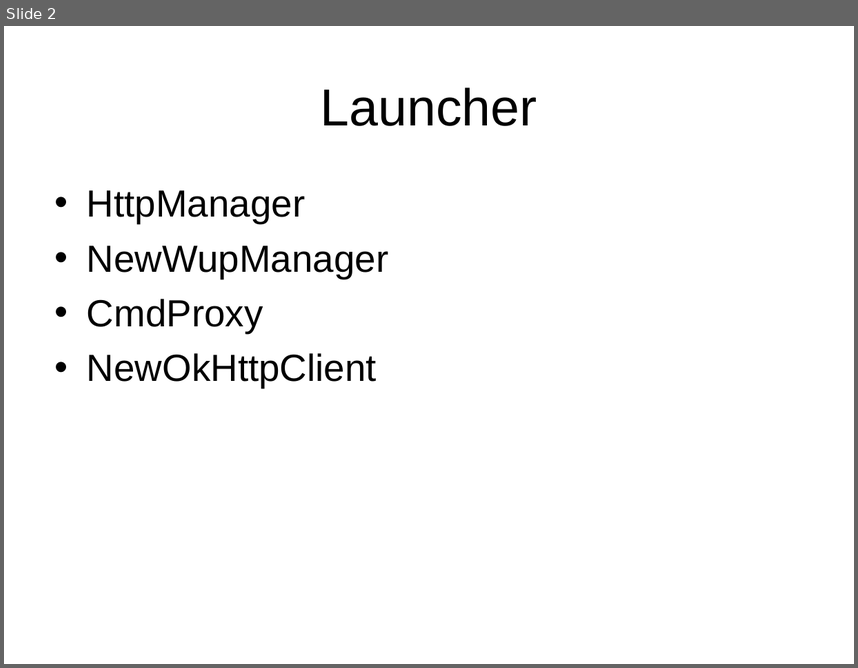
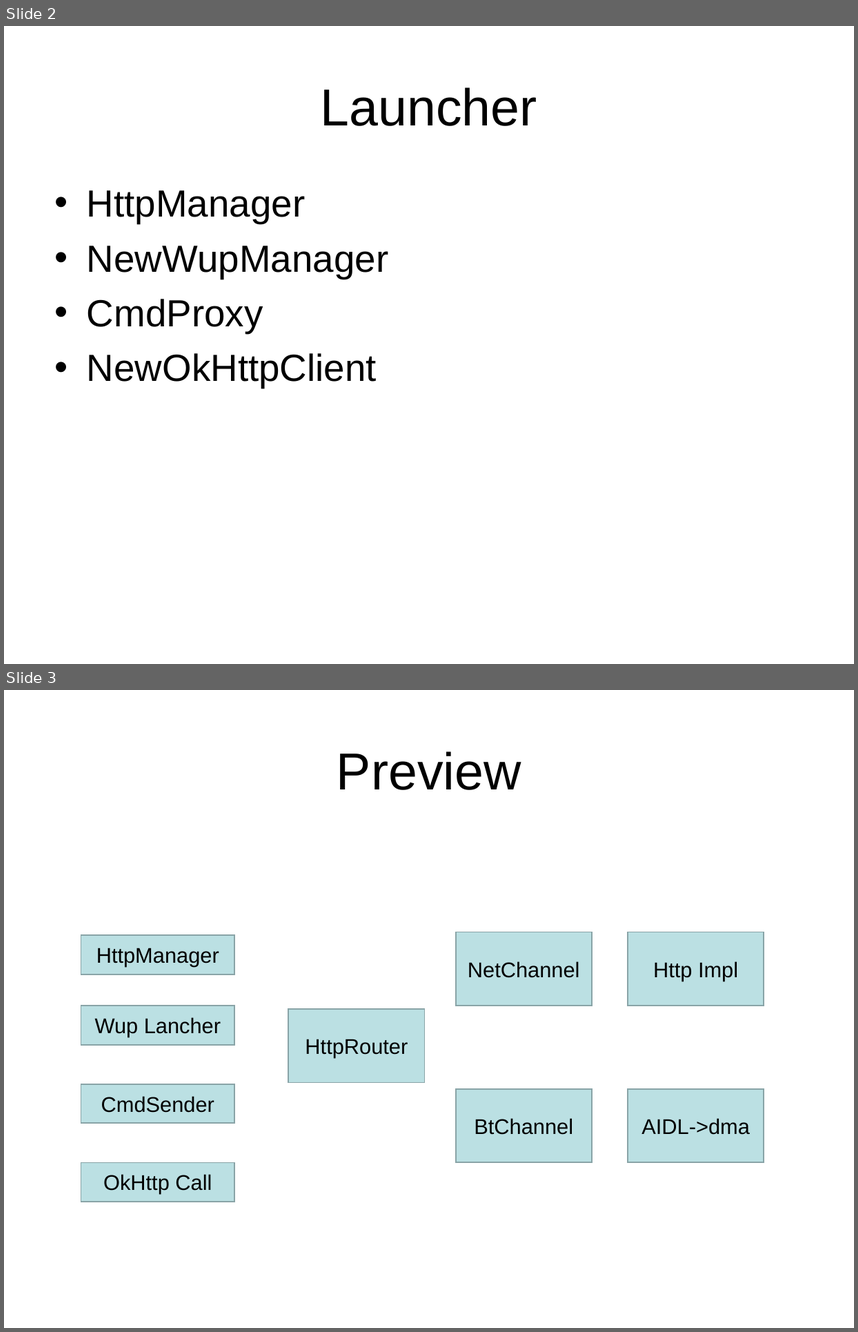
Before and after one commit to bradenwu/HttpFramework, a slide deck: doc/独立通信HttpFramework.ppt. Shown one above the other, each under a label of ours: slide 2 before the commit, slides 2 and 3 after it. The pictures are 858x668 and 858x1332 pixels, drawn with LibreOffice and Linux fonts; fonts in the diff are those of the drawing. Boxes give left, top, right and bottom in pixels: in the first picture for what was removed or moved away, otherwise in the second. Text is boxed around its words. In the diff, an @@ line names an element or a change of style, - is before the commit and + after.

Commit message:
update code for httpFramework

```diff
--- a/doc/独立通信HttpFramework.ppt
+++ b/doc/独立通信HttpFramework.ppt
@@ slide 3 added at (4,690,854,1328), background #FFFFFF @@
@@ title added at (337,751,522,790), 44 pt, text #000000 @@
+Preview
@@ rectangle added at (81,935,234,974), fill #BBE0E3, outline #89A4A7 0.99 pt, 18 pt, text #000000 @@
+HttpManager
@@ rectangle added at (455,932,591,1006), fill #BBE0E3, outline #89A4A7 0.99 pt, 18 pt, text #000000 @@
+NetChannel
@@ rectangle added at (628,932,764,1006), fill #BBE0E3, outline #89A4A7 0.99 pt, 18 pt, text #000000 @@
+Http Impl
@@ rectangle added at (81,1005,234,1045), fill #BBE0E3, outline #89A4A7 0.99 pt, 18 pt, text #000000 @@
+Wup Lancher
@@ rectangle added at (289,1009,425,1083), fill #BBE0E3, outline #89A4A7 0.99 pt, 18 pt, text #000000 @@
+HttpRouter
@@ rectangle added at (81,1083,234,1123), fill #BBE0E3, outline #89A4A7 0.99 pt, 18 pt, text #000000 @@
+CmdSender
@@ rectangle added at (455,1089,591,1163), fill #BBE0E3, outline #89A4A7 0.99 pt, 18 pt, text #000000 @@
+BtChannel
@@ rectangle added at (628,1089,764,1163), fill #BBE0E3, outline #89A4A7 0.99 pt, 18 pt, text #000000 @@
+AIDL->dma
@@ rectangle added at (81,1163,234,1202), fill #BBE0E3, outline #89A4A7 0.99 pt, 18 pt, text #000000 @@
+OkHttp Call
```
Also in this commit, not shown: 8 other slides added, 5 slides removed, 2 other files.
